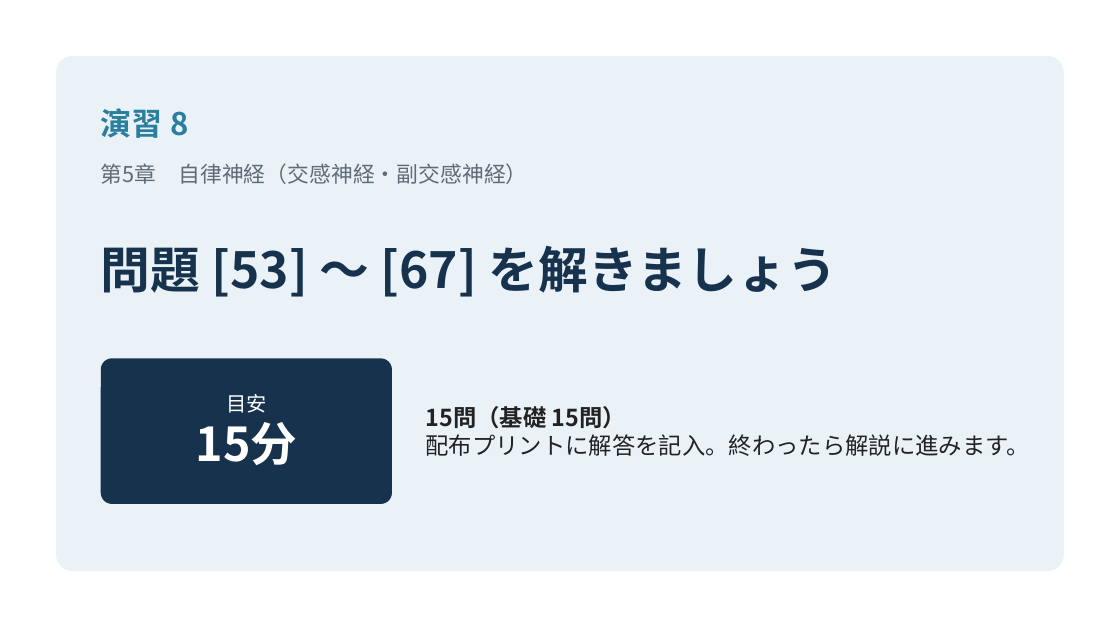
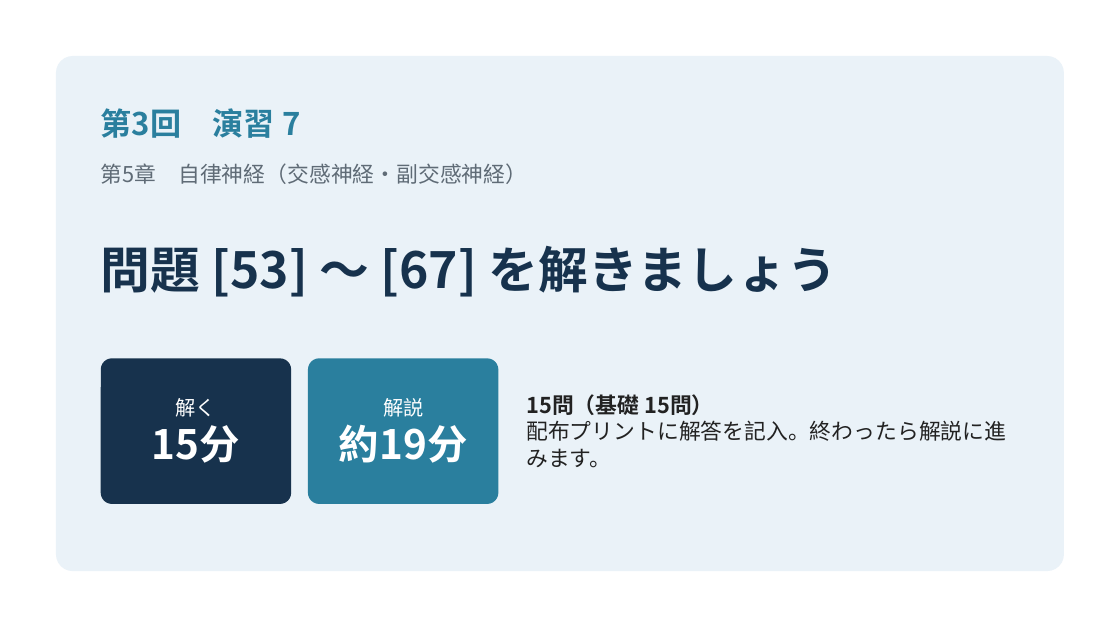
Before and after one commit to snowlife0211-pixel/bookish-fishstick, a slide deck: slide 134 of materials/神経系 総合演習_解説（統合版）.pptx (slide 132 before the commit). Drawn at 1120x630 pixels with LibreOffice and Linux fonts; fonts in the diff are those of the drawing. Boxes give left, top, right and bottom in pixels: in the first picture for what was removed or moved away, otherwise in the second. Text is boxed around its words. In the diff, an @@ line names an element or a change of style, - is before the commit and + after.

```diff
--- a/materials/神経系 総合演習_解説（統合版）.pptx
+++ b/materials/神経系 総合演習_解説（統合版）.pptx
@@ text at [101, 108, 300, 138]: text changed @@
-演習 8
+第3回 演習 7
@@ rounded rectangle: place and size @@
-rounded rectangle at [101, 358, 392, 504]
+rounded rectangle at [101, 358, 291, 504]
@@ rounded rectangle added at [308, 358, 498, 504], fill #2A7F9E @@
@@ text "15問（基礎 15問）": place and size @@
-text "15問（基礎 15問）" at [426, 406, 1030, 456]
+text "15問（基礎 15問）" at [526, 394, 1006, 468]
@@ text "15問（基礎 15問）" at [526, 394, 1006, 468]: size 15 to 14 pt @@
@@ text at [176, 398, 216, 417]: text changed @@
-目安
+解く
@@ text added at [339, 398, 468, 463], 26 pt, text #FFFFFF, bold @@
+解説
+約19分
@@ text at [152, 425, 240, 463]: size 30 to 26 pt in "15分" @@
```
Also in this commit, not shown: 10 other slides changed, 3 slides added, 1 slide removed, 6 other files.
